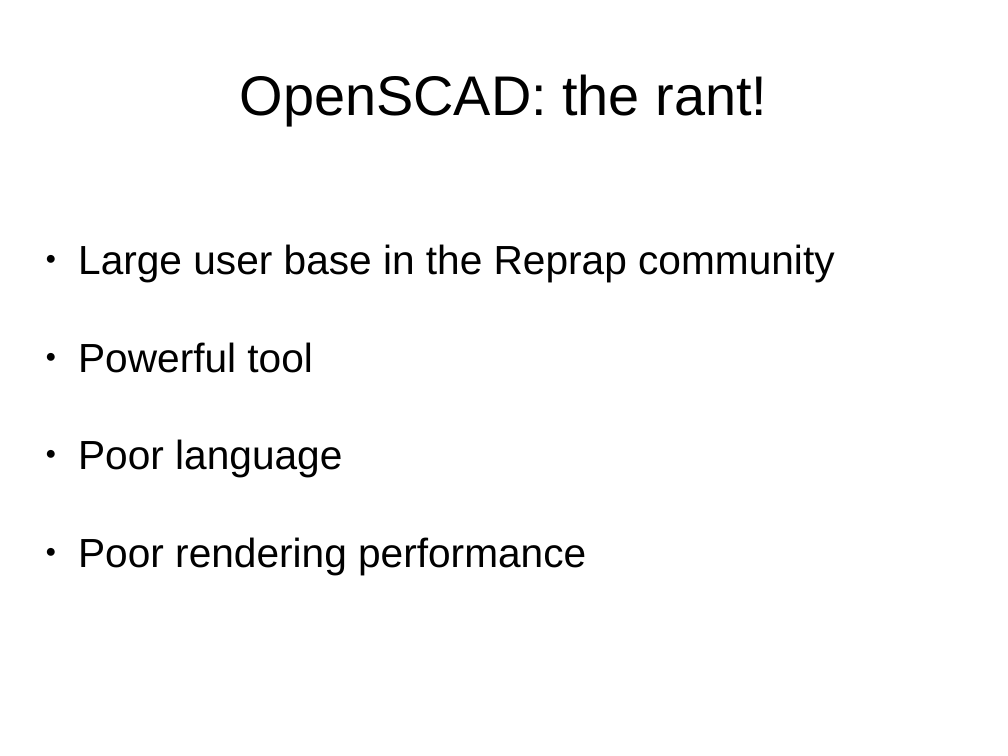
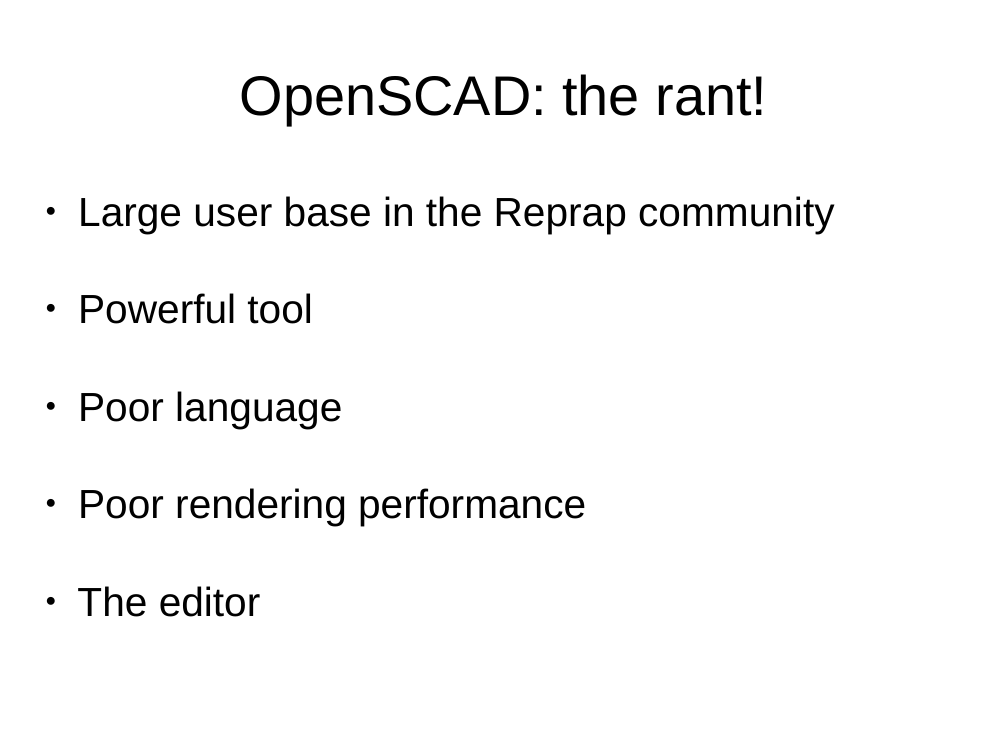
Before and after one commit to Joaz/talks, a slide deck: slide 8 of parametric_programmable_3d_models.odp (slide 7 before the commit). Drawn at 1008x756 pixels with LibreOffice and Linux fonts; fonts in the diff are those of the drawing. Boxes give left, top, right and bottom in pixels: in the first picture for what was removed or moved away, otherwise in the second. Text is boxed around its words. In the diff, an @@ line names an element or a change of style, - is before the commit and + after.

```diff
--- a/parametric_programmable_3d_models.odp
+++ b/parametric_programmable_3d_models.odp
@@ subtitle at [77, 586, 261, 617]: paragraph added @@
+● The editor
```
Also in this commit, not shown: 8 other slides changed, 6 slides added, 13 slides removed.
